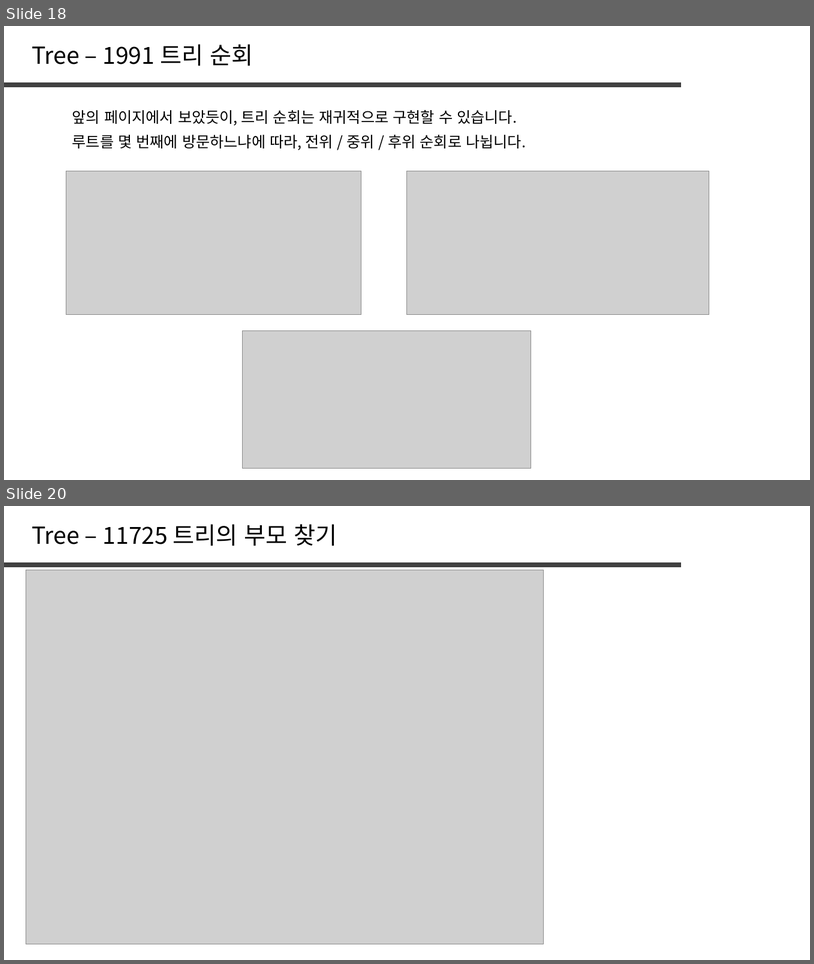
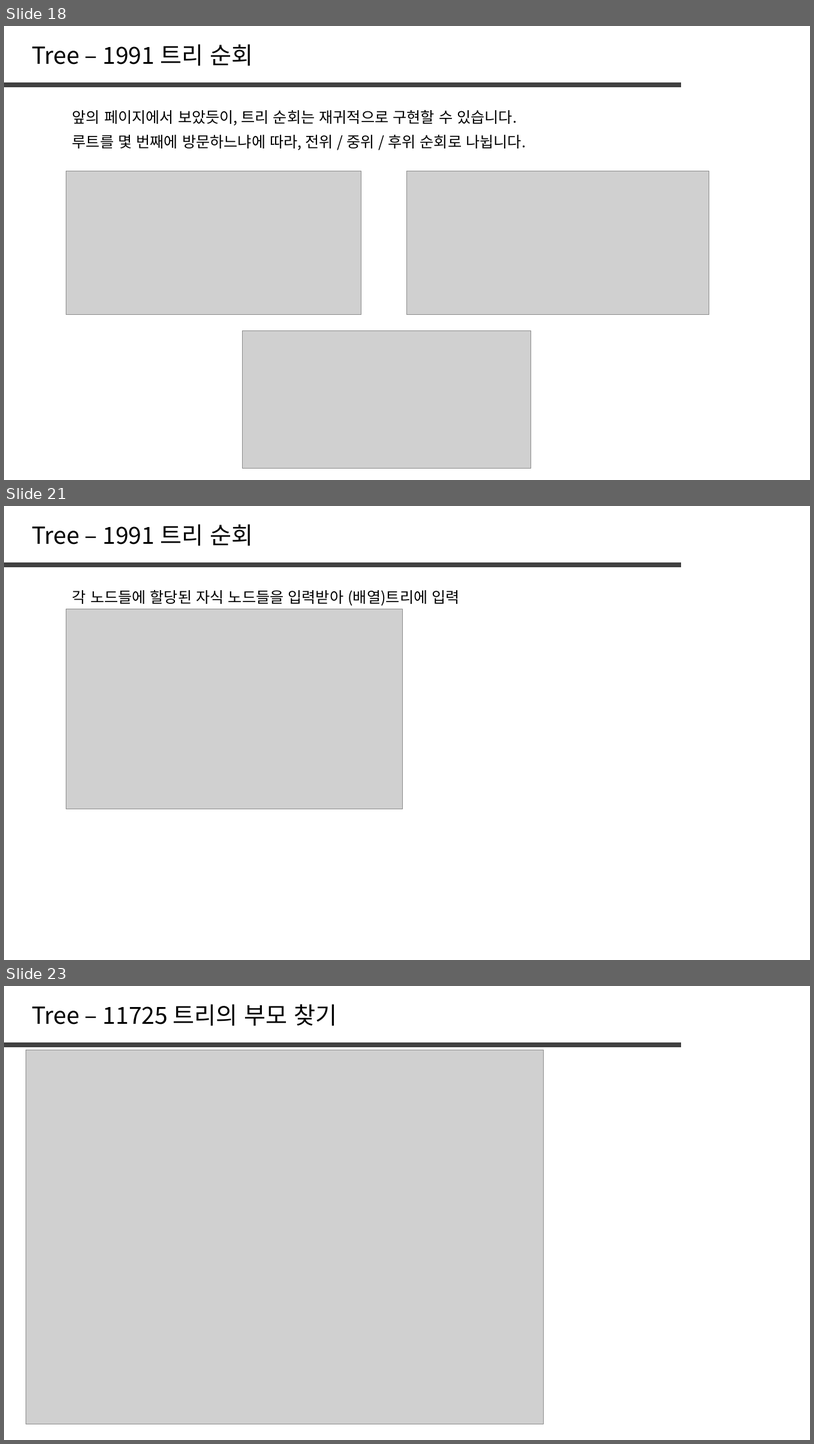
Before and after one commit to jaehoo1/PS-study, a slide deck: study/8_Tree, Graph.pptx. Shown one above the other, each under a label of ours: slides 18 and 20 before the commit, slides 18, 21 and 23 after it; the slides between them are not shown. The pictures are 814x964 and 814x1444 pixels, drawn with LibreOffice and Linux fonts; fonts in the diff are those of the drawing; grey boxes stand for pictures. Boxes give left, top, right and bottom in pixels: in the first picture for what was removed or moved away, otherwise in the second. Text is boxed around its words. In the diff, an @@ line names an element or a change of style, - is before the commit and + after.

```diff
--- a/study/8_Tree, Graph.pptx
+++ b/study/8_Tree, Graph.pptx
@@ slide 21 added at [4,506,810,960], background #FFFFFF @@
@@ text added at [32,524,253,546], 28 pt, text #000000 @@
+Tree – 1991 트리 순회
@@ line added from (4, 565) to (681, 565), #404040 6 pt @@
@@ text added at [72,590,459,606], 18 pt, text #000000 @@
+각 노드들에 할당된 자식 노드들을 입력받아 (배열)트리에 입력
@@ picture added at [66,609,403,809] @@
@@ what was slide 20 is now slide 23 @@
```
Also in this commit, not shown: 1 slide changed, 5 other slides added, 1 slide removed.
